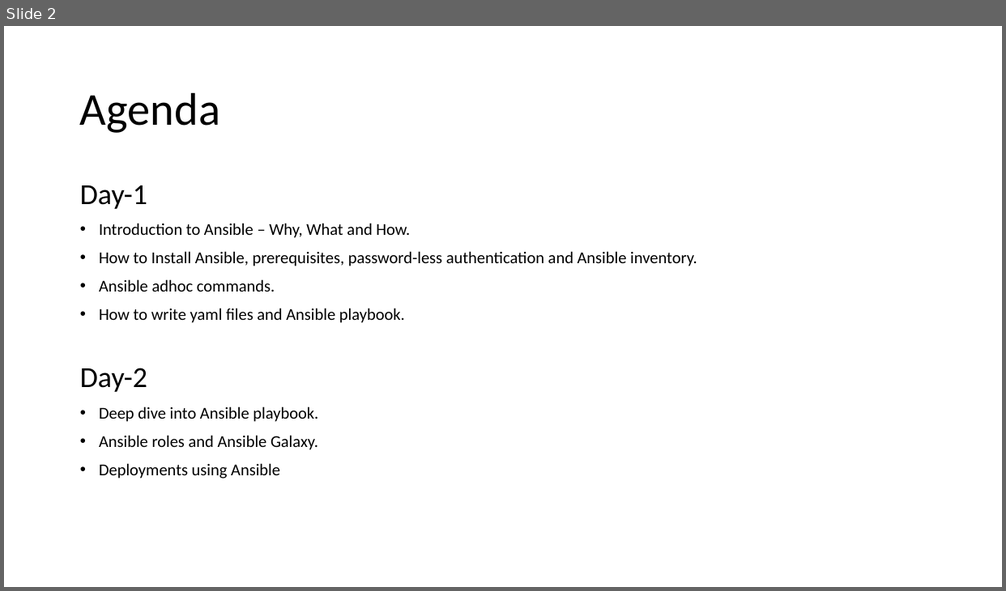
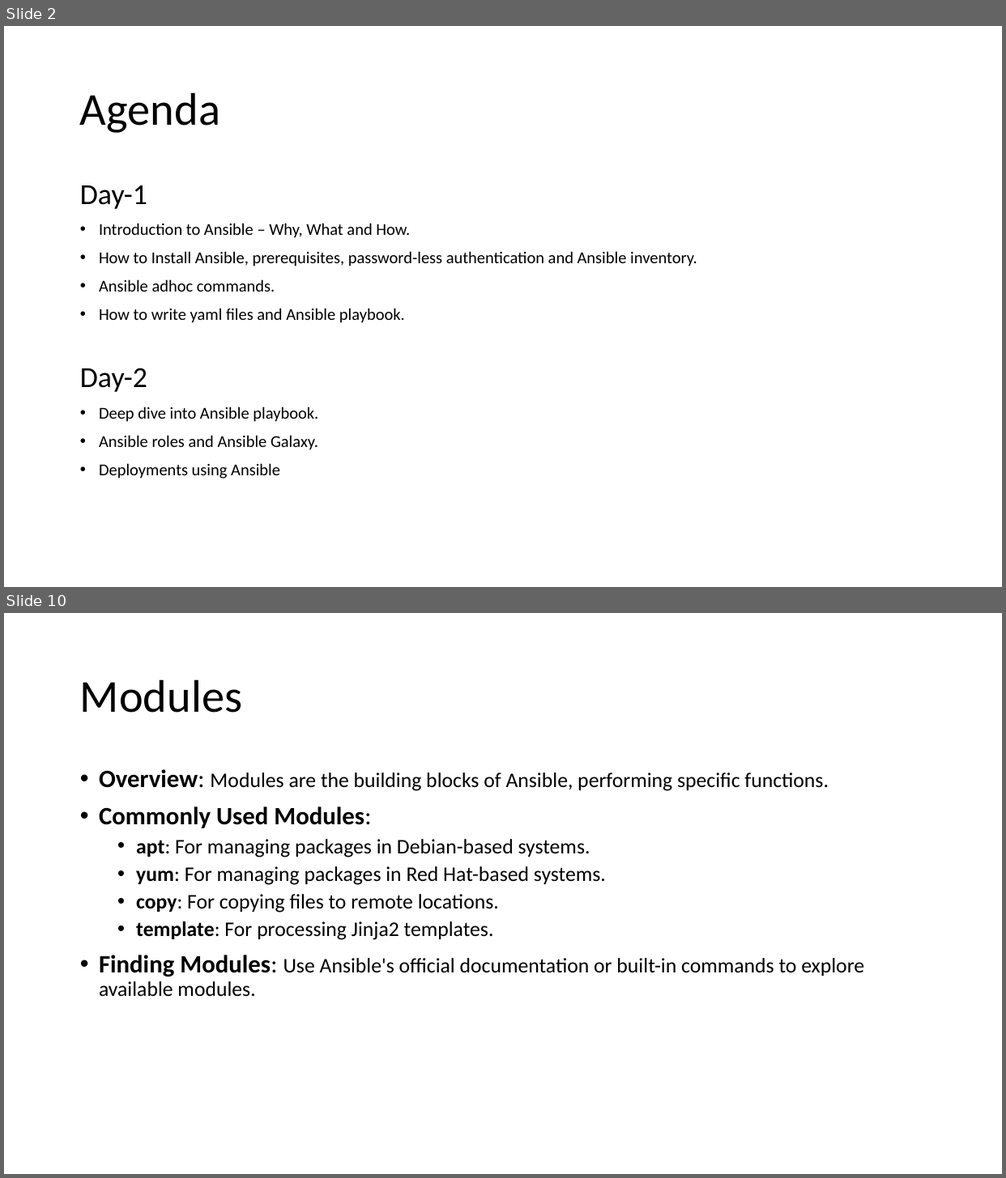
Before and after one commit to abirbandy/ansible-study-material, a slide deck: Introduction to Ansible.pptx. Shown one above the other, each under a label of ours: slide 2 before the commit, slides 2 and 10 after it; the slides between them are not shown. The pictures are 1006x591 and 1006x1178 pixels, drawn with LibreOffice and Linux fonts; fonts in the diff are those of the drawing. Boxes give left, top, right and bottom in pixels: in the first picture for what was removed or moved away, otherwise in the second. Text is boxed around its words. In the diff, an @@ line names an element or a change of style, - is before the commit and + after.

```diff
--- a/Introduction to Ansible.pptx
+++ b/Introduction to Ansible.pptx
@@ slide 10 added at box(4, 613, 1002, 1174), background #FFFFFF @@
@@ title added at box(80, 679, 242, 713), 44 pt, text #000000 @@
+Modules
@@ text added at box(99, 769, 864, 997), 20 pt, text #000000 @@
+• Overview: Modules are the building blocks of Ansible, performing specific functions.
+• Commonly Used Modules:
+  • apt: For managing packages in Debian-based systems.
+  • yum: For managing packages in Red Hat-based systems.
+  • copy: For copying files to remote locations.
+  • template: For processing Jinja2 templates.
+• Finding Modules: Use Ansible's official documentation or built-in commands to explore available modules.
```
Also in this commit, not shown: 5 slides changed, 18 other slides added, 1 slide removed.
